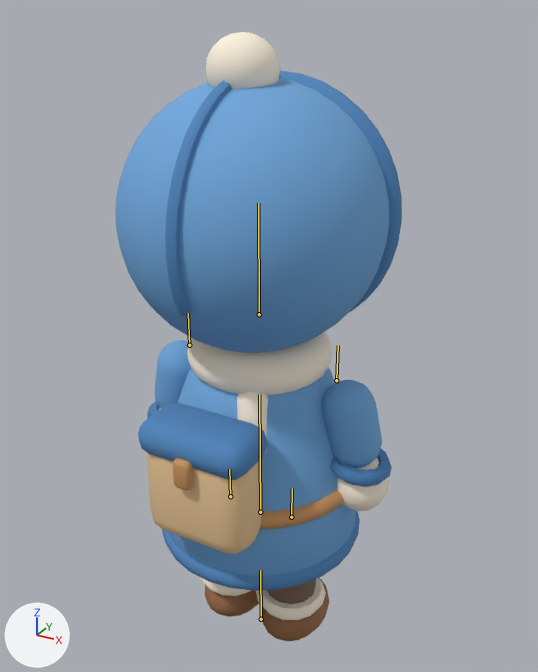
An edit to the Blender file art/source/traveler.blend, drawn before and after from the same camera.
Before and after are seen from a camera (50 mm lens) standing at (0.91, -1.602, 1.805) and looking at (0.001, 0.051, 0.979). The lights are fixed; the arrows at lower left show +X, +Y and +Z. The older version comes first. The bones that bend it are drawn over the model as lines.

Names of what the first picture shows: 'ArmL', 'ArmR', 'Body', 'Head', 'LegL', 'LegR'.
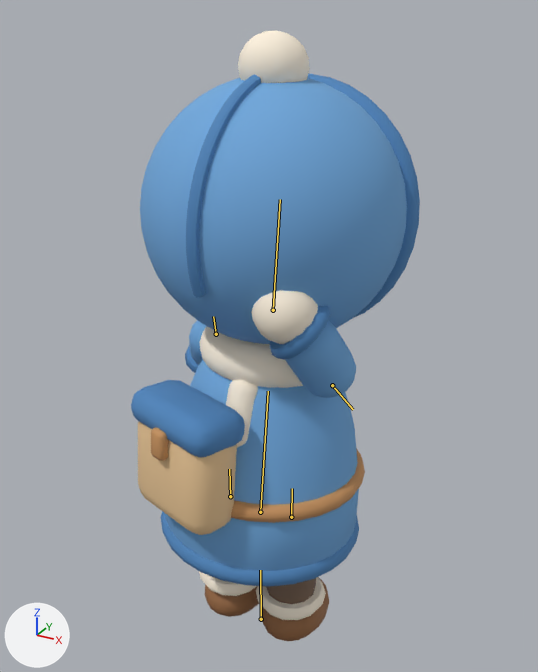
The newer file adds an action. The first version stands in its rest pose; the second is drawn at frame 4 of the action 'throw'.

Changed parts and their boxes (x1, y1, x2, y2) in the pictures (538 x 672 px):
'Head', posed: before (116, 32, 402, 353); after (140, 30, 420, 344)
'Body', posed: before (138, 332, 360, 591); after (131, 327, 365, 586)
'ArmR', posed: before (322, 380, 392, 511); after (251, 290, 356, 398)
'ArmL', posed: before (147, 340, 191, 418); after (185, 320, 207, 373)
bone 'b_torso', root to tip: before (260, 512) to (259, 394); after (260, 512) to (268, 391)
bone 'b_head', root to tip: before (259, 314) to (258, 203); after (273, 310) to (280, 199)
bone 'b_arm_l', root to tip: before (189, 345) to (188, 313); after (216, 334) to (213, 316)
bone 'b_arm_r', root to tip: before (336, 380) to (338, 345); after (332, 385) to (353, 409)

What changed in the scene script:
```text
Change bone_b_torso:
    where bone_b_torso = bpy.data.objects['TravelerRig'].pose.bones['b_torso']  # child of 'b_root'
    bone_b_torso.rotation_euler: (0.0, 0.0, 0.0) -> (-0.0873, -0.297, 0.0)  # degrees (0, 0, 0) -> degrees (-5, -17, 0)
Change bone_b_head:
    where bone_b_head = bpy.data.objects['TravelerRig'].pose.bones['b_head']  # child of 'b_torso'
    bone_b_head.rotation_euler: (0.0, 0.0, 0.0) -> (0.0, 0.244, 0.0)  # degrees (0, 0, 0) -> degrees (0, 14, 0)
Change bone_b_arm_l:
    where bone_b_arm_l = bpy.data.objects['TravelerRig'].pose.bones['b_arm_l']  # child of 'b_torso'
    bone_b_arm_l.rotation_euler: (0.0, 0.0, 0.0) -> (0.506, 0.0, -0.506)  # degrees (0, 0, 0) -> degrees (29, 0, -29)
Change bone_b_arm_r:
    where bone_b_arm_r = bpy.data.objects['TravelerRig'].pose.bones['b_arm_r']  # child of 'b_torso'
    bone_b_arm_r.rotation_euler: (0.0, 0.0, 0.0) -> (-2.496, 0.0, 0.349)  # degrees (0, 0, 0) -> degrees (-143, 0, 20)
```
